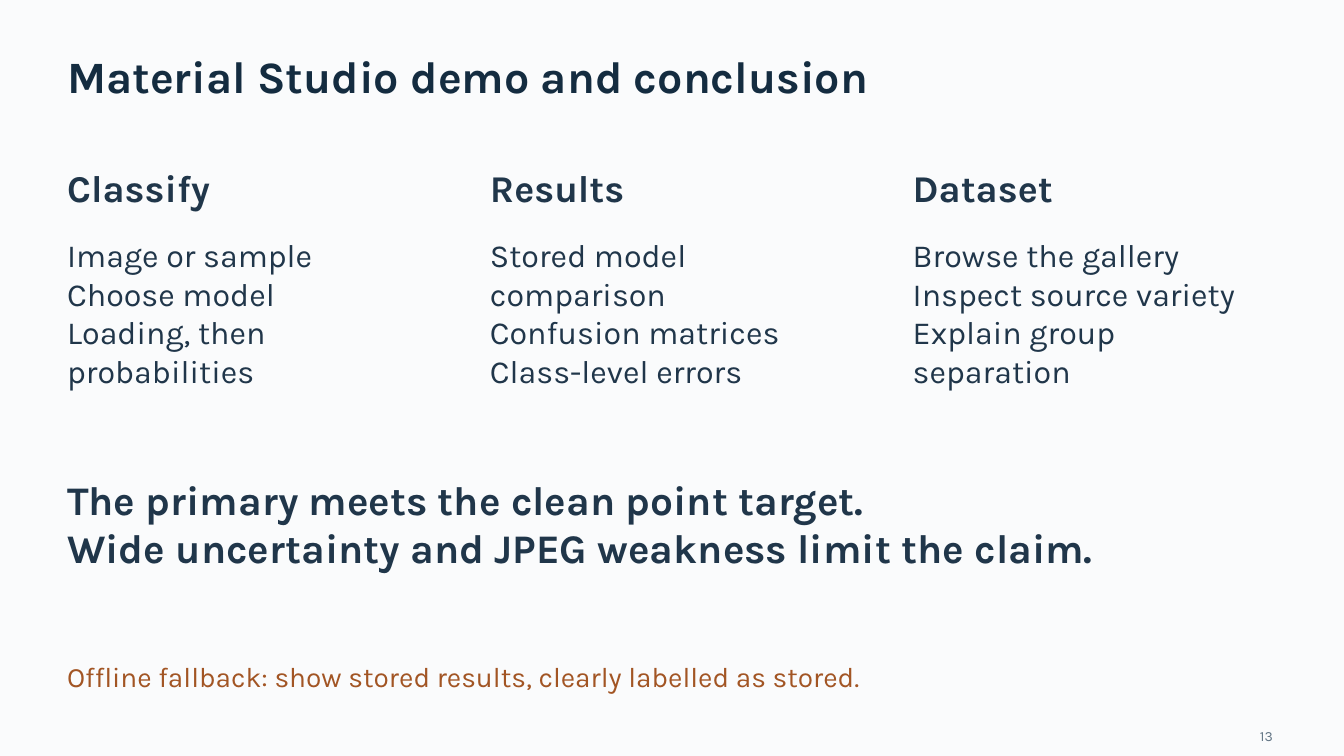
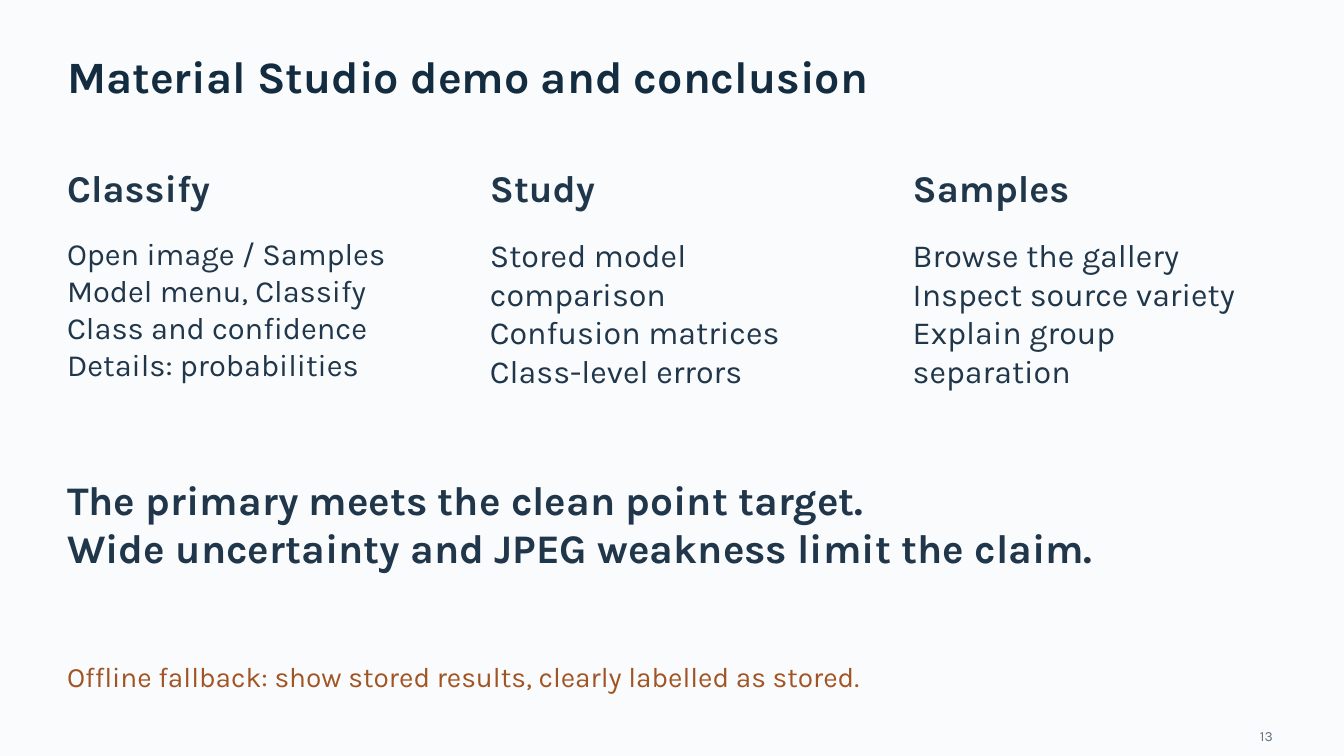
Before and after one commit to dianbrown/blender-material-classification, a slide deck: slide 13 of reports/presentation/material_classification.pptx. Drawn at 1344x756 pixels with LibreOffice and Linux fonts; fonts in the diff are those of the drawing. Boxes give left, top, right and bottom in pixels: in the first picture for what was removed or moved away, otherwise in the second. Text is boxed around its words. In the diff, an @@ line names an element or a change of style, - is before the commit and + after.

Commit message:
Align classroom demo with minimal Material Studio navigation

```diff
--- a/reports/presentation/material_classification.pptx
+++ b/reports/presentation/material_classification.pptx
@@ text at [490,176,595,212]: text changed @@
-Results
+Study
@@ text at [913,176,1070,211]: text changed @@
-Dataset
+Samples
@@ text at [67,244,385,384]: text changed; size 23 to 22 pt @@
-Image or sample
-Choose model
-Loading, then probabilities
+Open image / Samples
+Model menu, Classify
+Class and confidence
+Details: probabilities
```
Also in this commit, not shown: 9 other files.
